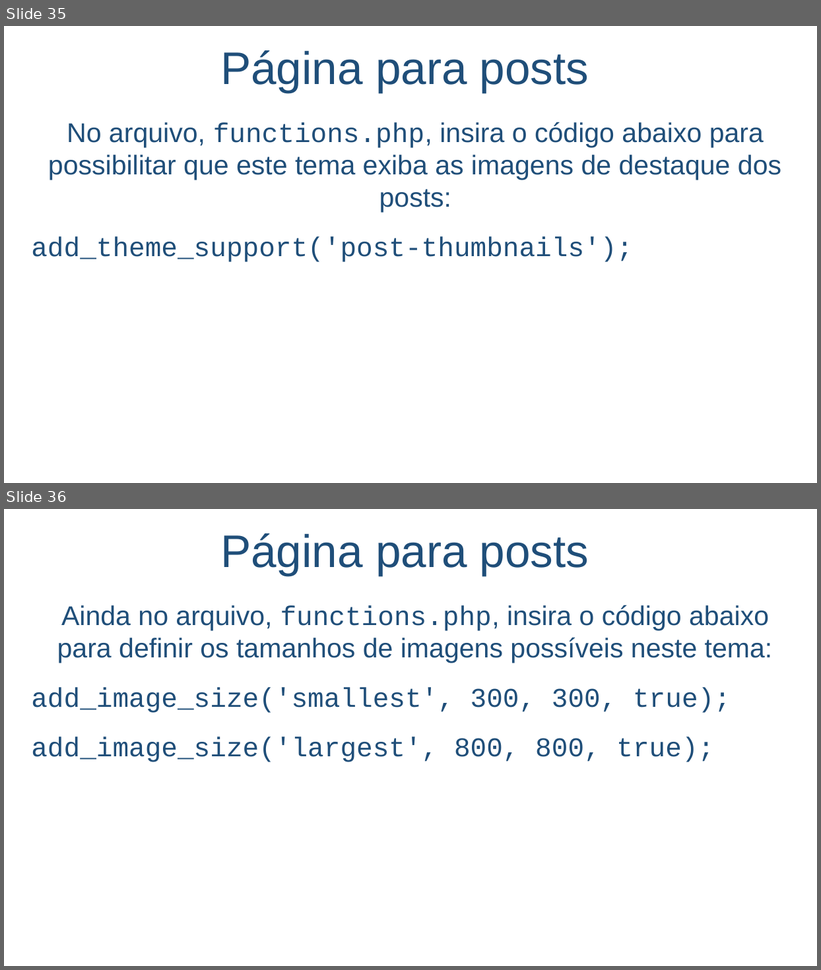
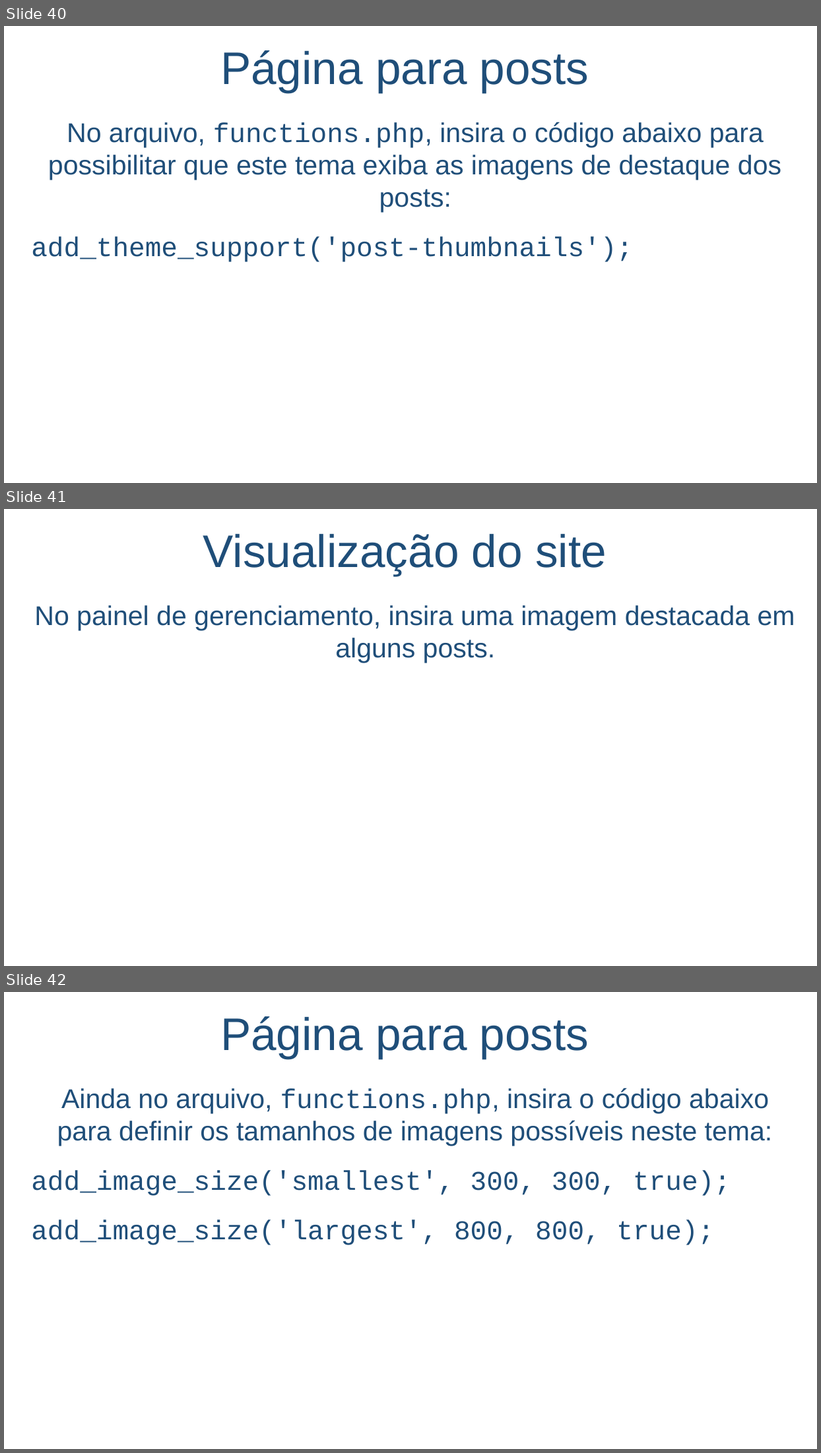
Before and after one commit to salmo-jr/public-slides, a slide deck: wordpress-como-criar-um-novo-tema.pptx. Shown one above the other, each under a label of ours: slides 35 and 36 before the commit, slides 40, 41 and 42 after it. The pictures are 821x970 and 821x1453 pixels, drawn with LibreOffice and Linux fonts; fonts in the diff are those of the drawing; background and template pictures are left out. Boxes give left, top, right and bottom in pixels: in the first picture for what was removed or moved away, otherwise in the second. Text is boxed around its words. In the diff, an @@ line names an element or a change of style, - is before the commit and + after.

```diff
--- a/wordpress-como-criar-um-novo-tema.pptx
+++ b/wordpress-como-criar-um-novo-tema.pptx
@@ slide 41 added at bbox=[4, 509, 817, 966], background picture (left out) @@
@@ title added at bbox=[203, 533, 607, 576], 54 pt, text #1F4E79 @@
+Visualização do site
@@ text added at bbox=[34, 605, 795, 663], 32 pt, text #1F4E79 @@
+No painel de gerenciamento, insira uma imagem destacada em alguns posts.
@@ what was slide 35 is now slide 40 @@
@@ what was slide 36 is now slide 42 @@
```
Also in this commit, not shown: 7 slides changed, 6 other slides added.
